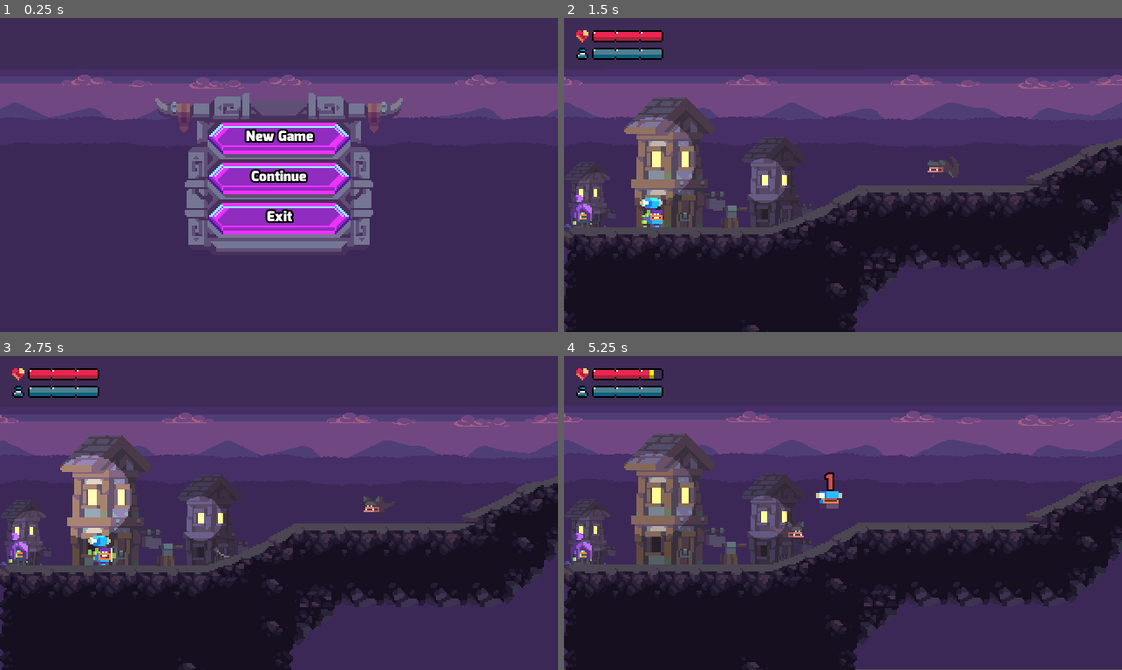
Above: before the commit, frames 1-4 (two rows, left to right).
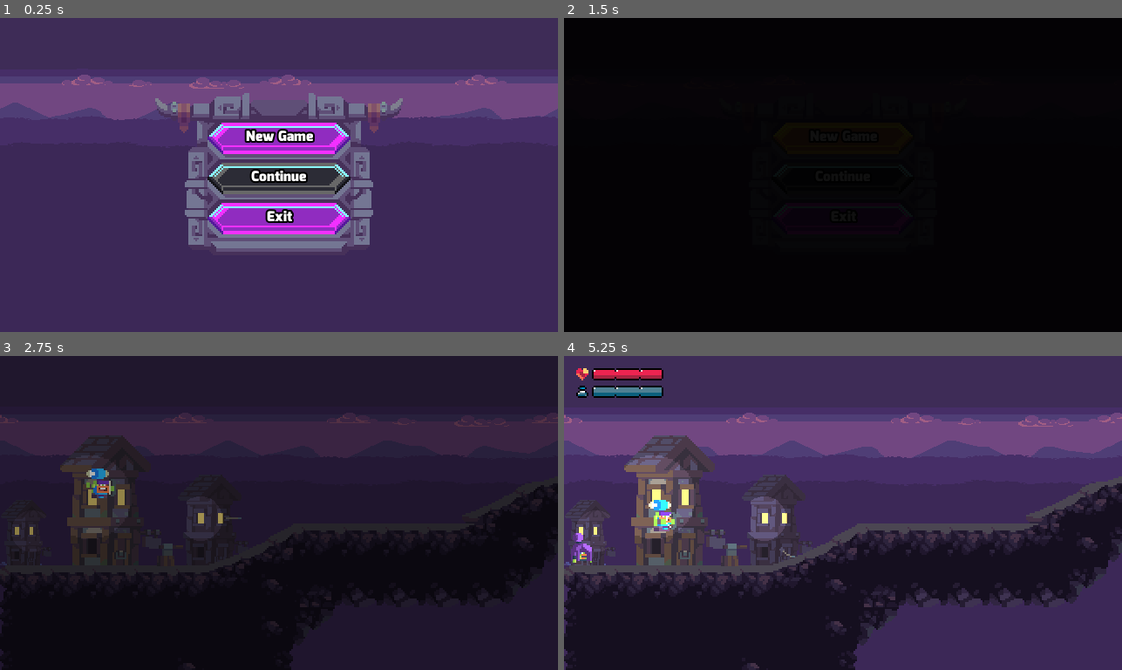
Above: after the commit, the same moments.

Repository: Bandeiraa/Mobile-Platformer-RPG
Game: Godot game, scene res://Scenes/GUI/Menu.tscn
Two runs of this game, one before a commit and one after it. Both use one fixed random seed, a clock stepped at 60 frames per second and the inputs below.
Inputs (mouse positions are in pixels of both pictures, inside the frame that each line leads up to):
- Up to frame 1 (0.25 s): no input
- Up to frame 2 (1.5 s): click "New Game" at 0.5 s; click (843, 137) at 1.25 s, where only the run after the commit has a clickable "New Game"
- Up to frame 3 (2.75 s): tap Enter (ui_accept) at 2, 2.27 s; hold Right (ui_right) from 2.03 s (still down); tap Q (Attack) at 2.1 s; tap Space (ui_select) at 2.3 s
- Up to frame 4 (5.25 s): tap Space (ui_select) at 2.85, 3.8, 5.1 s; tap Enter (ui_accept) at 3.02, 4.52 s; tap Q (Attack) at 3.05, 3.6, 4.55 s; release Right (ui_right) at 3.53 s; hold Left (ui_left) 3.53-4.28 s; hold Right (ui_right) from 4.28 s (still down); tap E (Interact) at 4.35 s

The runs differ from the first frame. In frame 1, 1.8% of the frame differs, in the area x 37-63%, y 46-57%; in frame 2, 97%, in the area x 0-100%, y 0-100%; in frame 3, 74%; in frame 4, 4.5%.

Commit message:
Scene transition animation and bugfix

Diff:
--- a/Scenes/Actors/Player.tscn
+++ b/Scenes/Actors/Player.tscn
@@ -359,14 +359,13 @@
 height = 3.22791
 
 [node name="Player" type="KinematicBody2D"]
+position = Vector2( 0.304, 0 )
 collision_mask = 78
 script = ExtResource( 6 )
 
 [node name="Sprite" type="AnimatedSprite" parent="."]
 frames = SubResource( 71 )
-animation = "Run_Skin_01"
-frame = 2
-playing = true
+animation = "Idle_Skin_00"
 script = ExtResource( 7 )
 
 [node name="CollisionShape2D" type="CollisionShape2D" parent="."]
@@ -418,6 +417,7 @@
 [connection signal="animate" from="." to="Sprite" method="_on_Player_move"]
 [connection signal="attack" from="." to="Sprite" method="_on_Player_attack"]
 [connection signal="animation_finished" from="Sprite" to="Sprite" method="_on_animation_finished"]
+[connection signal="flip_direction" from="Sprite" to="ArrowSpawner" method="_on_Sprite_flip_direction"]
 [connection signal="frame_changed" from="Sprite" to="Sprite" method="_on_animation_frame_changed"]
 [connection signal="spawn_arrow" from="Sprite" to="ArrowSpawner" method="_spawn_arrow"]
 [connection signal="turn_physics" from="Sprite" to="." method="_turn_physics_on"]
--- a/Scenes/Enemies/Bat.tscn
+++ b/Scenes/Enemies/Bat.tscn
@@ -75,7 +75,7 @@
 [node name="AnimatedSprite" type="AnimatedSprite" parent="."]
 frames = SubResource( 6 )
 animation = "Idle"
-frame = 3
+frame = 1
 playing = true
 script = ExtResource( 3 )
 
@@ -115,9 +115,13 @@
 position = Vector2( 0.0556812, 0 )
 shape = SubResource( 11 )
 
+[node name="Timer" type="Timer" parent="."]
+wait_time = 0.1
+
 [connection signal="direction" from="." to="AnimatedSprite" method="_direction"]
 [connection signal="area_entered" from="Hurtbox" to="." method="_on_Hurtbox_area_entered"]
 [connection signal="kill" from="Stats" to="." method="_kill"]
+[connection signal="timeout" from="Timer" to="." method="_on_Timer_timeout"]
 
 [editable path="Hurtbox"]
 [editable path="DetectionZone"]
--- a/Scenes/GUI/HUD.tscn
+++ b/Scenes/GUI/HUD.tscn
@@ -24,6 +24,7 @@
 [node name="LifeContainer" type="Control" parent="." groups=[
 "Health_GUI",
 ]]
+visible = false
 anchor_right = 1.0
 anchor_bottom = 1.0
 script = ExtResource( 3 )
@@ -83,6 +84,7 @@
 [node name="ManaContainer" type="Control" parent="." groups=[
 "Mana_GUI",
 ]]
+visible = false
 margin_right = 40.0
 margin_bottom = 40.0
 __meta__ = {
--- a/Scenes/GUI/Menu.tscn
+++ b/Scenes/GUI/Menu.tscn
@@ -6,6 +6,8 @@
 [ext_resource path="res://Fonts/Exo-Black.ttf" type="DynamicFontData" id=4]
 [ext_resource path="res://Scenes/GUI/Parallax.tscn" type="PackedScene" id=5]
 [ext_resource path="res://Scripts/GUI/Menu.gd" type="Script" id=6]
+[ext_resource path="res://Sprites/UI/UI-Menu-Button-Disabledt.png" type="Texture" id=7]
+[ext_resource path="res://Sprites/UI/UI-Menu-Button-Pressed.png" type="Texture" id=8]
 
 [sub_resource type="DynamicFont" id=1]
 size = 8
@@ -79,6 +81,21 @@
 "transitions": PoolRealArray( 1, 1 ),
 "update": 0,
 "values": [ Vector2( 0, 26 ), Vector2( -320, 26 ) ]
+}
+
+[sub_resource type="Animation" id=6]
+resource_name = "FadeScreen"
+tracks/0/type = "value"
+tracks/0/path = NodePath("FadeRect:color")
+tracks/0/interp = 1
+tracks/0/loop_wrap = true
+tracks/0/imported = false
+tracks/0/enabled = true
+tracks/0/keys = {
+"times": PoolRealArray( 0, 1 ),
+"transitions": PoolRealArray( 1, 1 ),
+"update": 0,
+"values": [ Color( 0, 0, 0, 0 ), Color( 0, 0, 0, 1 ) ]
 }
 
 [node name="Menu" type="Control"]
@@ -109,7 +126,9 @@
 margin_right = 116.089
 margin_bottom = 37.8785
 texture_normal = ExtResource( 3 )
+texture_pressed = ExtResource( 8 )
 texture_hover = ExtResource( 1 )
+texture_disabled = ExtResource( 7 )
 __meta__ = {
 "_edit_use_anchors_": false
 }
@@ -131,7 +150,9 @@
 margin_bottom = 61.0293
 disabled = true
 texture_normal = ExtResource( 3 )
+texture_pressed = ExtResource( 8 )
 texture_hover = ExtResource( 1 )
+texture_disabled = ExtResource( 7 )
 __meta__ = {
 "_edit_use_anchors_": false
 }
@@ -155,7 +176,9 @@
 margin_right = 116.089
 margin_bottom = 84.2188
 texture_normal = ExtResource( 3 )
+texture_pressed = ExtResource( 8 )
 texture_hover = ExtResource( 1 )
+texture_disabled = ExtResource( 7 )
 __meta__ = {
 "_edit_use_anchors_": false
 }
@@ -173,6 +196,15 @@
 "_edit_use_anchors_": false
 }
 
+[node name="FadeRect" type="ColorRect" parent="."]
+anchor_right = 1.0
+anchor_bottom = 1.0
+mouse_filter = 2
+color = Color( 0, 0, 0, 0 )
+__meta__ = {
+"_edit_use_anchors_": false
+}
+
 [node name="Parallax" parent="." instance=ExtResource( 5 )]
 
 [node name="AnimationSky" type="AnimationPlayer" parent="."]
@@ -191,6 +223,9 @@
 autoplay = "Trees02_Movement"
 anims/Trees02_Movement = SubResource( 5 )
 
+[node name="Animation" type="AnimationPlayer" parent="."]
+anims/FadeScreen = SubResource( 6 )
+
 [connection signal="pressed" from="CentralIcon/NewGameButton" to="." method="_on_NewGameButton_pressed"]
 [connection signal="pressed" from="CentralIcon/ExitGameButton" to="." method="_on_ExitGameButton_pressed"]
 
--- a/Scenes/Levels/TemplateLevel.tscn
+++ b/Scenes/Levels/TemplateLevel.tscn
@@ -14,6 +14,36 @@
 [ext_resource path="res://Sprites/Misc/Light.png" type="Texture" id=12]
 [ext_resource path="res://Scenes/Npcs/VillagerLady.tscn" type="PackedScene" id=13]
 
+[sub_resource type="Animation" id=2]
+resource_name = "FadeScreen"
+length = 2.0
+tracks/0/type = "value"
+tracks/0/path = NodePath("Enviroments/FadeRect:color")
+tracks/0/interp = 1
+tracks/0/loop_wrap = true
+tracks/0/imported = false
+tracks/0/enabled = true
+tracks/0/keys = {
+"times": PoolRealArray( 0, 0.5, 1.8 ),
+"transitions": PoolRealArray( 1, 1, 1 ),
+"update": 0,
+"values": [ Color( 0, 0, 0, 1 ), Color( 0, 0, 0, 1 ), Color( 0, 0, 0, 0 ) ]
+}
+tracks/1/type = "method"
+tracks/1/path = NodePath(".")
+tracks/1/interp = 1
+tracks/1/loop_wrap = true
+tracks/1/imported = false
+tracks/1/enabled = true
+tracks/1/keys = {
+"times": PoolRealArray( 1.8 ),
+"transitions": PoolRealArray( 1 ),
+"values": [ {
+"args": [  ],
+"method": "show_hud"
+} ]
+}
+
 [sub_resource type="Animation" id=1]
 resource_name = "Light"
 length = 5.0
@@ -61,16 +91,18 @@
 [node name="Parallax" parent="." instance=ExtResource( 1 )]
 
 [node name="PlayerSpawnPosition" type="Position2D" parent="."]
-position = Vector2( 50.2645, 70.3263 )
+position = Vector2( 50.2645, 110.644 )
 z_index = 1
 
 [node name="Npcs" type="Node2D" parent="."]
+visible = false
 position = Vector2( 5.75262, 0 )
 
 [node name="VillagerLady" parent="Npcs" instance=ExtResource( 13 )]
 position = Vector2( 5.14188, 108.347 )
 
 [node name="Enemies" type="Node2D" parent="."]
+visible = false
 
 [node name="Bat" parent="Enemies" instance=ExtResource( 2 )]
 position = Vector2( 214.372, 86.6119 )
@@ -107,7 +139,7 @@
 position = Vector2( 6.95261, -1.71565 )
 z_index = -1
 texture = ExtResource( 12 )
-color = Color( 1, 1, 1, 0.355639 )
+color = Color( 1, 1, 1, 0.27451 )
 shadow_enabled = true
 shadow_color = Color( 1, 1, 1, 1 )
 
@@ -121,7 +153,7 @@
 scale = Vector2( 0.75, 0.75 )
 z_index = -1
 texture = ExtResource( 12 )
-color = Color( 1, 1, 1, 0.523095 )
+color = Color( 1, 1, 1, 0.45098 )
 shadow_enabled = true
 shadow_color = Color( 1, 1, 1, 1 )
 
@@ -133,7 +165,7 @@
 position = Vector2( -9.01443, 0.633636 )
 z_index = -1
 texture = ExtResource( 12 )
-color = Color( 1, 1, 1, 0.558692 )
+color = Color( 1, 1, 1, 0.333333 )
 shadow_enabled = true
 shadow_color = Color( 1, 1, 1, 1 )
 
@@ -152,6 +184,18 @@
 [node name="HUD" parent="." instance=ExtResource( 6 )]
 pause_mode = 2
 
+[node name="Enviroments" type="Node2D" parent="."]
+z_index = 3
+
+[node name="FadeRect" type="ColorRect" parent="Enviroments"]
+margin_right = 320.0
+margin_bottom = 180.0
+color = Color( 0, 0, 0, 1 )
+__meta__ = {
+"_edit_use_anchors_": false
+}
+
 [node name="Animation" type="AnimationPlayer" parent="."]
 autoplay = "Light"
+anims/FadeScreen = SubResource( 2 )
 anims/Light = SubResource( 1 )
--- a/Scripts/Actors/ArrowSpawner.gd
+++ b/Scripts/Actors/ArrowSpawner.gd
@@ -1,6 +1,8 @@
 extends Position2D
 
 signal camera_shake
+
+var flipped
 
 onready var arrow = preload("res://Scenes/Actors/Arrow.tscn")
 
@@ -9,9 +11,12 @@
 	var arrow_instanced = arrow.instance()
 	get_tree().get_root().add_child(arrow_instanced)
 	arrow_instanced.position = self.global_position
-	if sign(self.position.x) == 1:
+	if flipped == false:
+		self.position.x *= -1
 		arrow_instanced.set_arrow_direction(1)
+
 	else:
+		self.position.x *= -1
 		arrow_instanced.set_arrow_direction(-1)
 
 
@@ -23,3 +28,7 @@
 	if Input.is_action_pressed("ui_right"):
 		if sign(self.position.x) == -1:
 			self.position.x *= -1
+
+
+func _on_Sprite_flip_direction(is_flipped):
+	flipped = is_flipped
--- a/Scripts/Actors/Player.gd
+++ b/Scripts/Actors/Player.gd
@@ -21,6 +21,7 @@
 
 var snap_vector = SNAP_DIRECTION * SNAP_LENGTH
 
+var can_receive_input = true
 var can_shoot = false
 var speed = 100
 var jump_speed = -200
@@ -33,7 +34,12 @@
 
 
 func move():
-	direction.x = Input.get_action_strength("ui_right") - Input.get_action_strength("ui_left")
+	direction.x = 0
+	if Input.is_action_pressed("ui_right") and can_receive_input and not Input.is_action_pressed("ui_left"):
+		direction.x = 1
+	elif not Input.is_action_pressed("ui_right") and can_receive_input and Input.is_action_pressed("ui_left"):
+		direction.x = -1
+
 	arrow_spawner.arrow_direction()
 	velocity.x = direction.x * speed
 
@@ -44,17 +50,19 @@
 		if Input.is_action_just_pressed("ui_select"):
 			snap_vector = Vector2.ZERO
 			velocity.y = jump_speed
-			can_shoot = false
+			#can_shoot = false
 
 
 func attack():
 	if Input.is_action_just_pressed("Attack") and can_shoot:
 		emit_signal("attack")
-		turn_physics_off()
+		velocity.x = 0
+		can_receive_input = false
 
 
 func _turn_physics_on():
 	set_physics_process(true)
+	can_receive_input = true
 
 
 func turn_physics_off():
@@ -86,7 +94,7 @@
 func _on_screen_exited():
 	get_tree().call_group("Interactables", "enable_collision")
 	kill()
-	emit_signal("respawn")
+	#emit_signal("respawn")
 
 
 func update_health(value):
--- a/Scripts/Actors/Player_AnimatedSprite.gd
+++ b/Scripts/Actors/Player_AnimatedSprite.gd
@@ -2,6 +2,7 @@
 
 signal turn_physics
 signal spawn_arrow
+signal flip_direction
 
 var attack_flag = false
 var current_skin
@@ -9,6 +10,10 @@
 func _ready():
 	Singleton.loadData()
 	current_skin = Singleton.stored_data.skin
+
+
+func _process(_delta):
+	emit_signal("flip_direction", self.is_flipped_h())
 
 
 func _on_Player_move(input_vector, on_floor):
--- a/Scripts/Enemies/Bat.gd
+++ b/Scripts/Enemies/Bat.gd
@@ -6,6 +6,7 @@
 onready var detection_zone = get_node("DetectionZone")
 onready var stats = get_node("Stats")
 onready var hurtbox = get_node("Hurtbox")
+onready var timer = get_node("Timer")
 
 export var ACCELERATION = 300
 export var MAX_SPEED = 50
@@ -65,6 +66,10 @@
 
 
 func _kill():
+	timer.start()
+
+
+func _on_Timer_timeout():
 	queue_free()
 	var enemyDeathEffect = DEATH_EFFECT.instance()
 	get_parent().add_child(enemyDeathEffect)
--- a/Scripts/GUI/HUD.gd
+++ b/Scripts/GUI/HUD.gd
@@ -6,3 +6,13 @@
 	var dialogue_container = dialogue_system.instance()
 	self.add_child(dialogue_container)
 	dialogue_container.get_dialogue(dialogue)
+
+
+func hide():
+	get_node("LifeContainer").hide()
+	get_node("ManaContainer").hide()
+
+
+func show():
+	get_node("LifeContainer").show()
+	get_node("ManaContainer").show()
--- a/Scripts/GUI/Menu.gd
+++ b/Scripts/GUI/Menu.gd
@@ -2,7 +2,20 @@
 
 var _change_scene
 
+onready var newGame_button = get_node("CentralIcon/NewGameButton")
+onready var continueGame_button = get_node("CentralIcon/LoadGameButton")
+onready var exitGame_button = get_node("CentralIcon/ExitGameButton")
+onready var screen_animation = get_node("Animation")
+
+func _ready():
+	newGame_button.set_focus_mode(Control.FOCUS_NONE)
+	continueGame_button.set_focus_mode(Control.FOCUS_NONE)
+	exitGame_button.set_focus_mode(Control.FOCUS_NONE)
+
+
 func _on_NewGameButton_pressed():
+	screen_animation.play("FadeScreen")
+	yield(get_tree().create_timer(1), "timeout")
 	_change_scene = get_tree().change_scene("res://Scenes/Levels/TemplateLevel.tscn")
 
 
--- a/Scripts/Levels/TemplateLevel.gd
+++ b/Scripts/Levels/TemplateLevel.gd
@@ -3,15 +3,28 @@
 onready var player = load("res://Scenes/Actors/Player.tscn")
 onready var player_spawn_position = get_node("PlayerSpawnPosition")
 onready var lady_villager = get_node("Npcs/VillagerLady")
+onready var animation = get_node("Animation")
+
+onready var enemies = get_node("Enemies")
+onready var npcs = get_node("Npcs")
 
 var instanced_player
 var dialogue_flag = false
 var dialogue = ""
 
 func _ready():
+	get_tree().call_group("HUD", "hide")
+	animation.play("FadeScreen")
 	spawn_player()
 	lady_villager.connect("can_interact", self, "interact")
 	lady_villager.connect("cannot_interact", self, "cannot_interact")
+
+
+func show_hud():
+	get_tree().call_group("HUD", "show")
+	instanced_player.show()
+	npcs.show()
+	enemies.show()
 
 
 func spawn_player():
Not shown: 1 places in Scenes/GUI/Menu.tscn that only renumber resources
Not shown: 1 places in Scenes/Levels/TemplateLevel.tscn that only renumber resources
Binary file added: Sprites/UI/UI-Menu-Button-Disabledt.png
Not shown, added: Sprites/UI/UI-Menu-Button-Disabledt.png.import
Binary file added: Sprites/UI/UI-Menu-Button-Pressed.png
Not shown, added: Sprites/UI/UI-Menu-Button-Pressed.png.import
